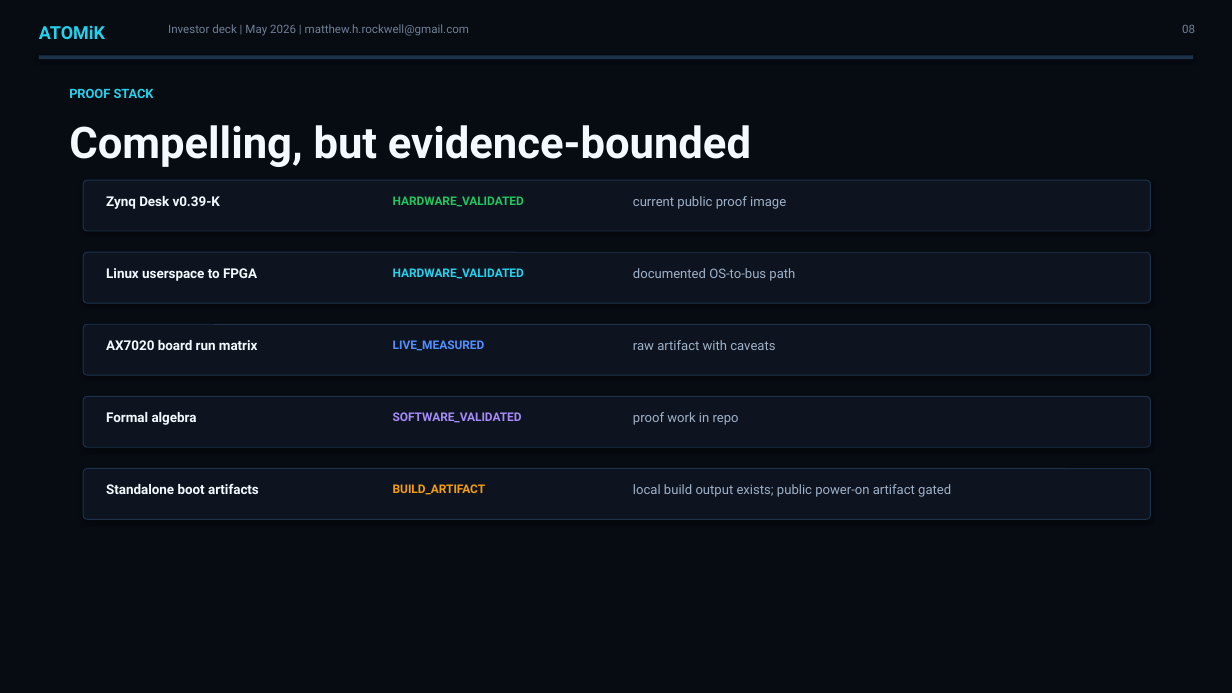
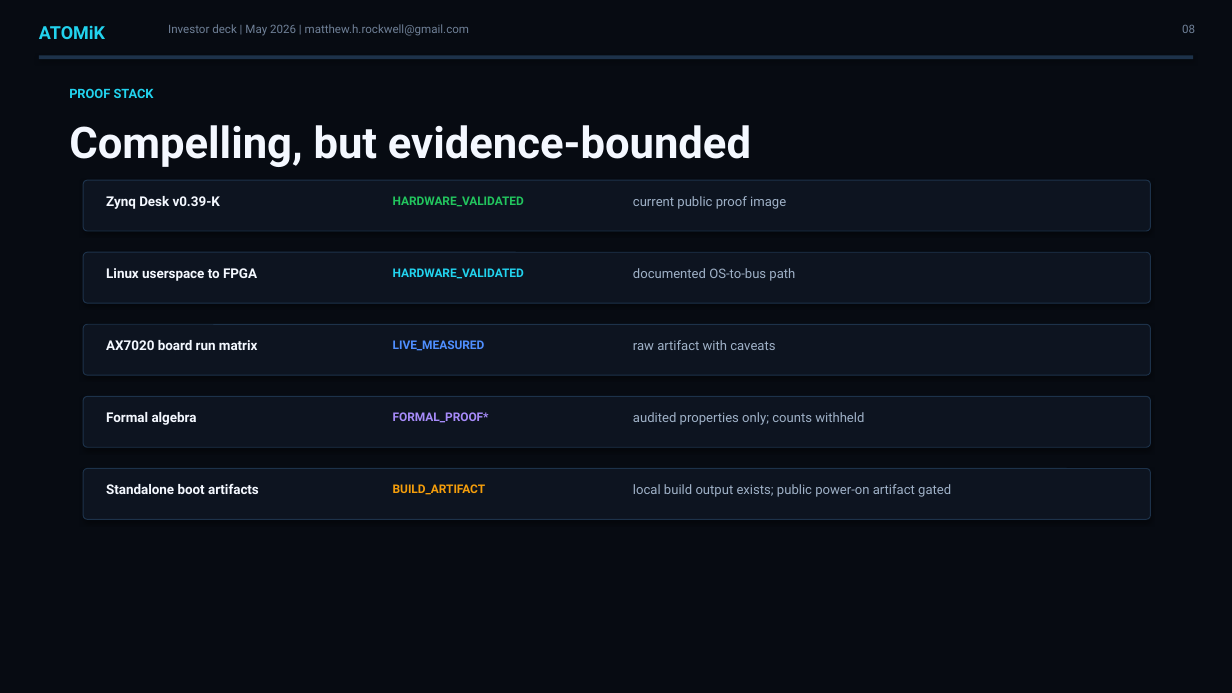
Before and after one commit to MatthewHRockwell/ATOMiK, a slide deck: slide 8 of business/for_codex/01_pitch_materials/ATOMiK_Investor_Deck.pptx. Drawn at 1232x693 pixels with LibreOffice and Linux fonts; fonts in the diff are those of the drawing. Boxes give left, top, right and bottom in pixels: in the first picture for what was removed or moved away, otherwise in the second. Text is boxed around its words. In the diff, an @@ line names an element or a change of style, - is before the commit and + after.

```diff
--- a/business/for_codex/01_pitch_materials/ATOMiK_Investor_Deck.pptx
+++ b/business/for_codex/01_pitch_materials/ATOMiK_Investor_Deck.pptx
@@ text at [393, 412, 489, 423]: text changed @@
-SOFTWARE_VALIDATED
+FORMAL_PROOF*
@@ text at [633, 412, 864, 425]: text changed @@
-proof work in repo
+audited properties only; counts withheld
```
Also in this commit, not shown: 7 other slides changed, 1 slide added, 1 slide removed, 11 other files.
